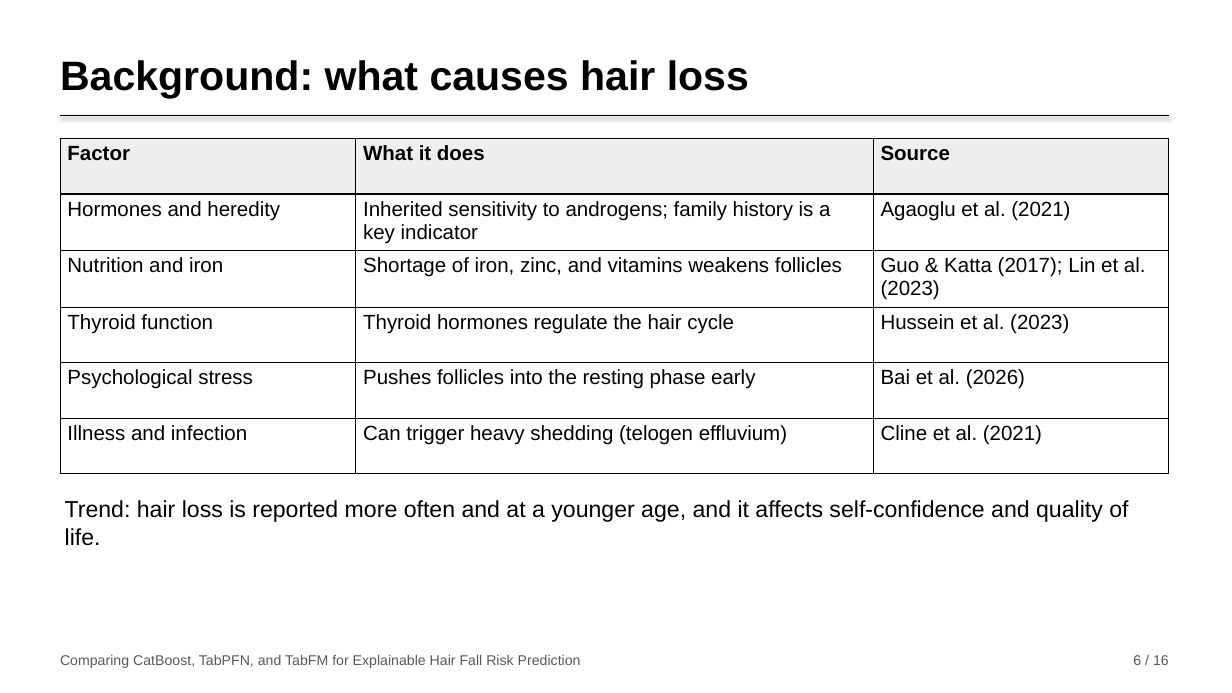
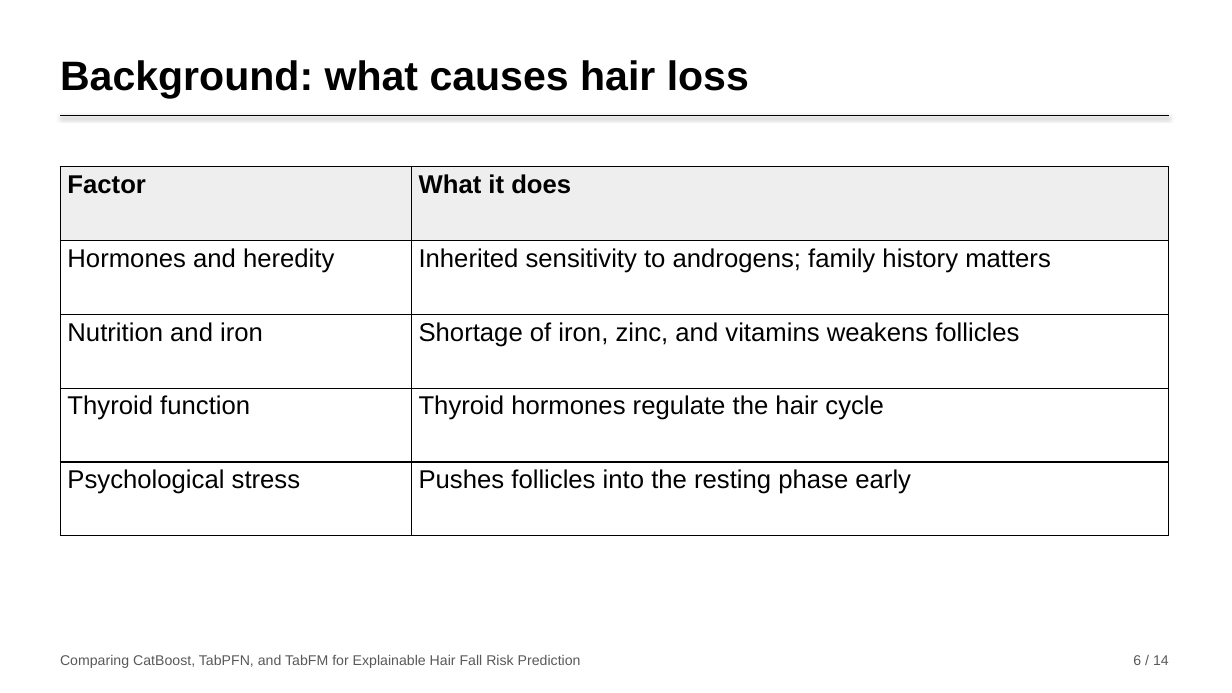
Before and after one commit to nirajanS1211/Hairfall-Thesis, a slide deck: slide 6 of Thesis_Final/Presentation/Hairfall_Presentation.pptx. Drawn at 1232x693 pixels with LibreOffice and Linux fonts; fonts in the diff are those of the drawing. Boxes give left, top, right and bottom in pixels: in the first picture for what was removed or moved away, otherwise in the second. Text is boxed around its words. In the diff, an @@ line names an element or a change of style, - is before the commit and + after.

```diff
--- a/Thesis_Final/Presentation/Hairfall_Presentation.pptx
+++ b/Thesis_Final/Presentation/Hairfall_Presentation.pptx
@@ table at bbox=[60, 166, 1169, 536] @@
-Factor | What it does | Source
-Hormones and heredity | Inherited sensitivity to androgens; family history is a key indicator | Agaoglu et al. (2021)
-Nutrition and iron | Shortage of iron, zinc, and vitamins weakens follicles | Guo & Katta (2017); Lin et al. (2023)
-Thyroid function | Thyroid hormones regulate the hair cycle | Hussein et al. (2023)
-Psychological stress | Pushes follicles into the resting phase early | Bai et al. (2026)
-Illness and infection | Can trigger heavy shedding (telogen effluvium) | Cline et al. (2021)
+Factor | What it does
+Hormones and heredity | Inherited sensitivity to androgens; family history matters
+Nutrition and iron | Shortage of iron, zinc, and vitamins weakens follicles
+Thyroid function | Thyroid hormones regulate the hair cycle
+Psychological stress | Pushes follicles into the resting phase early
@@ table: place and size @@
-table at bbox=[60, 139, 1169, 471]
+table at bbox=[60, 166, 1169, 536]
@@ text removed at bbox=[65, 500, 1128, 546] @@
-Trend: hair loss is reported more often and at a younger age, and it affects self-confidence and quality of life.
@@ text at bbox=[1133, 655, 1169, 665]: text changed @@
-6 / 16
+6 / 14
```
Also in this commit, not shown: 12 other slides changed, 2 slides removed, 2 other files.
